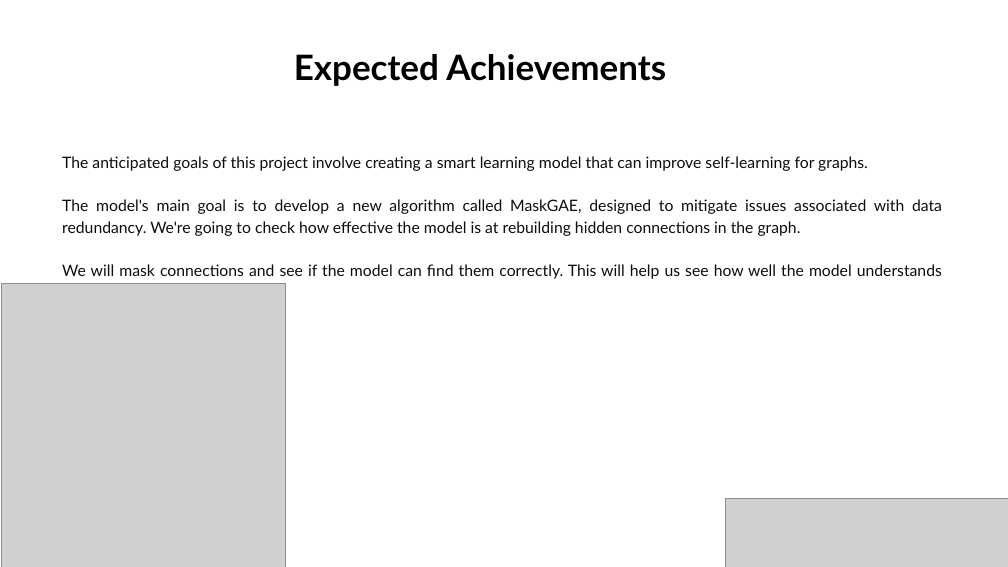
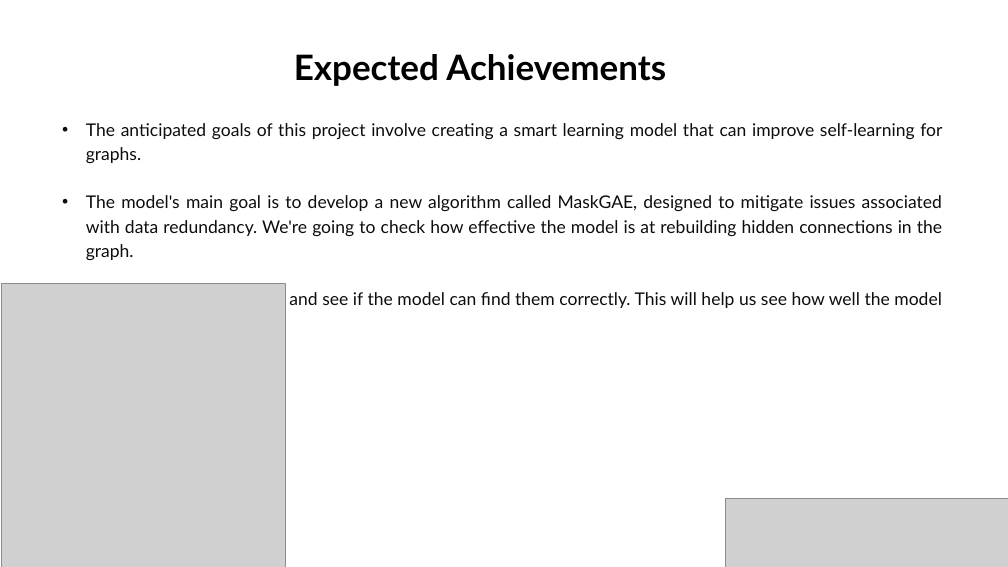
Before and after one commit to gilseg10/BraudeProject, a slide deck: slide 16 of Graph reconstruction with MaskGAE_.pptx (slide 15 before the commit). Drawn at 1008x567 pixels with LibreOffice and Linux fonts; fonts in the diff are those of the drawing; grey boxes stand for pictures; background and template pictures are left out. Boxes give left, top, right and bottom in pixels: in the first picture for what was removed or moved away, otherwise in the second. Text is boxed around its words. In the diff, an @@ line names an element or a change of style, - is before the commit and + after.

```diff
--- a/Graph reconstruction with MaskGAE_.pptx
+++ b/Graph reconstruction with MaskGAE_.pptx
@@ text "The anticipated goals of this ...": place and size @@
-text "The anticipated goals of this ..." at [62,156,942,302]
+text "The anticipated goals of this ..." at [86,123,942,308]
@@ text "The anticipated goals of this ..." at [86,123,942,308]: size 18 to 20 pt; bullet none to • @@
```
Also in this commit, not shown: 13 other slides changed, 1 slide added, 1 other file.
